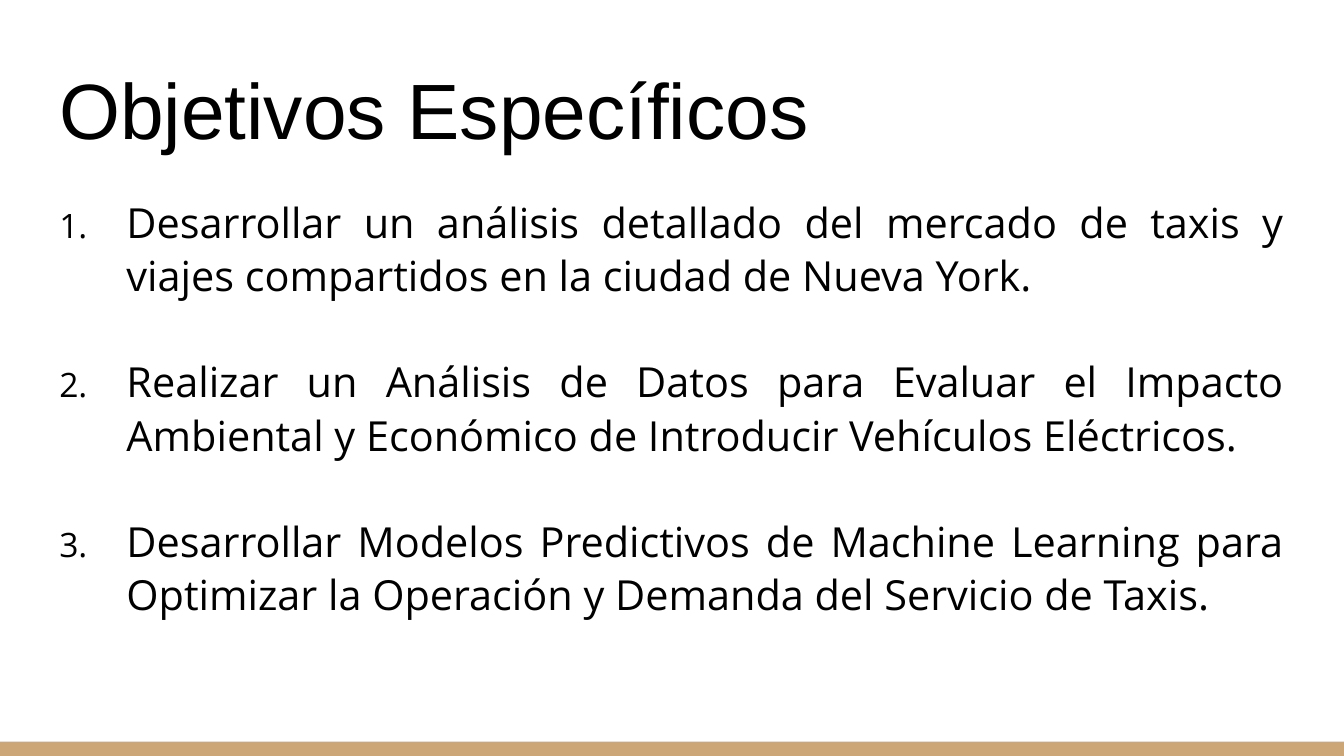
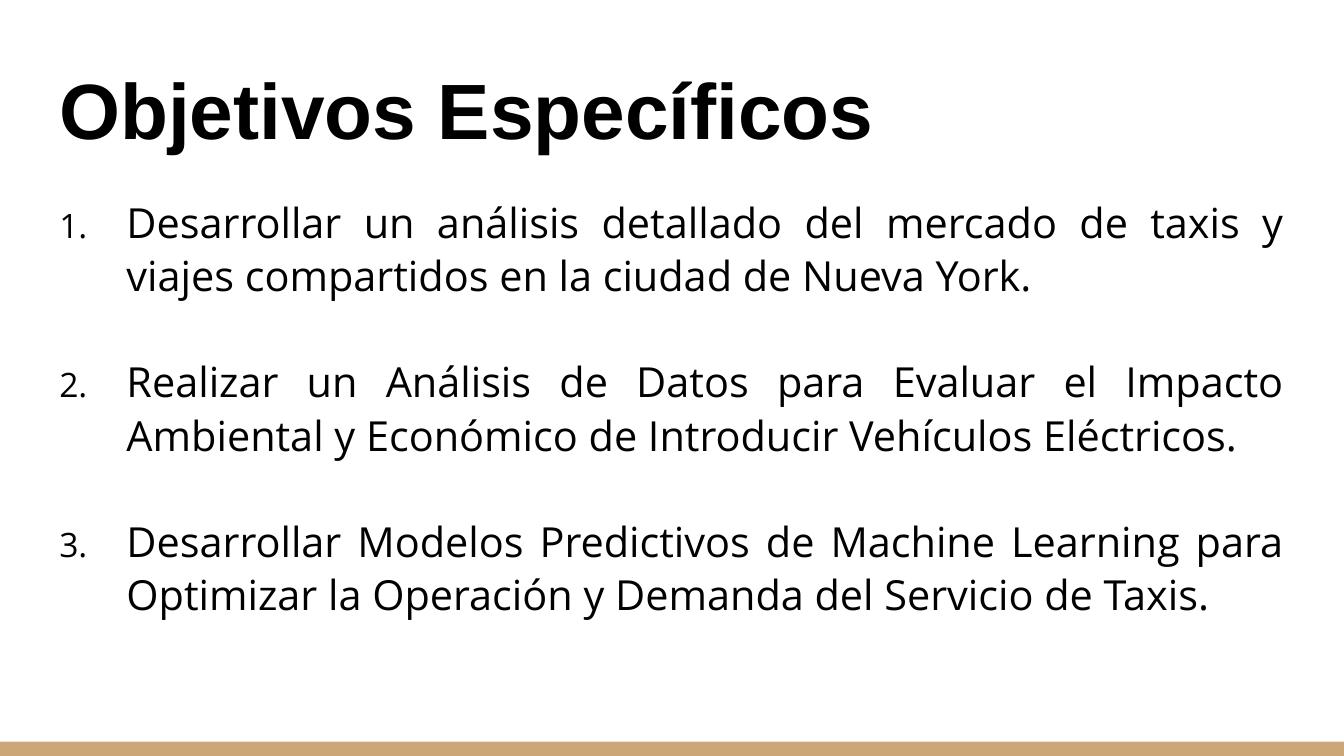
Before and after one commit to Chinaskidev/Dataminds-Consulting, a slide deck: slide 4 of Documentacion/Sprint_1/Demo_Sprint_1.pptx. Drawn at 1344x756 pixels with LibreOffice and Linux fonts; fonts in the diff are those of the drawing. Boxes give left, top, right and bottom in pixels: in the first picture for what was removed or moved away, otherwise in the second. Text is boxed around its words. In the diff, an @@ line names an element or a change of style, - is before the commit and + after.

```diff
--- a/Documentacion/Sprint_1/Demo_Sprint_1.pptx
+++ b/Documentacion/Sprint_1/Demo_Sprint_1.pptx
@@ title "Objetivos Específicos" at box(59, 81, 873, 155): bold on @@
```
Also in this commit, not shown: 8 other slides changed, 2 slides added, 5 slides removed, 2 other files.
